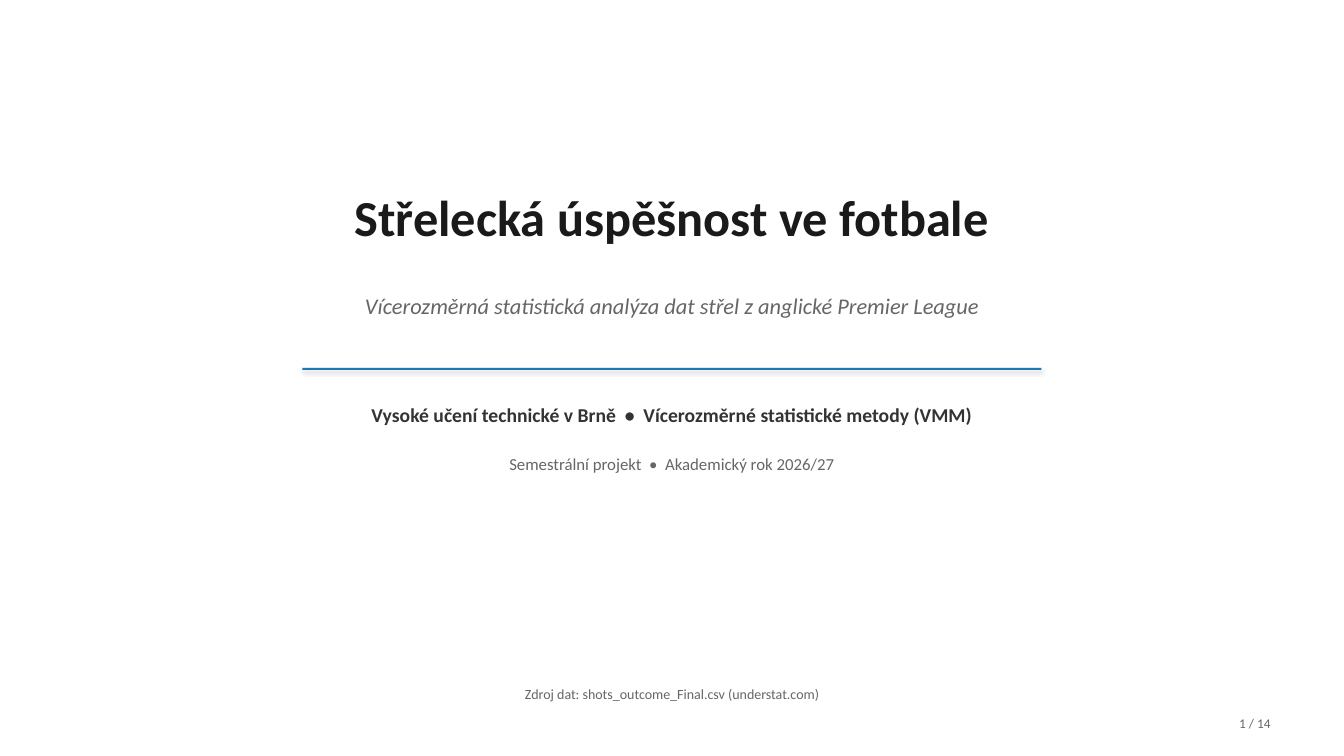
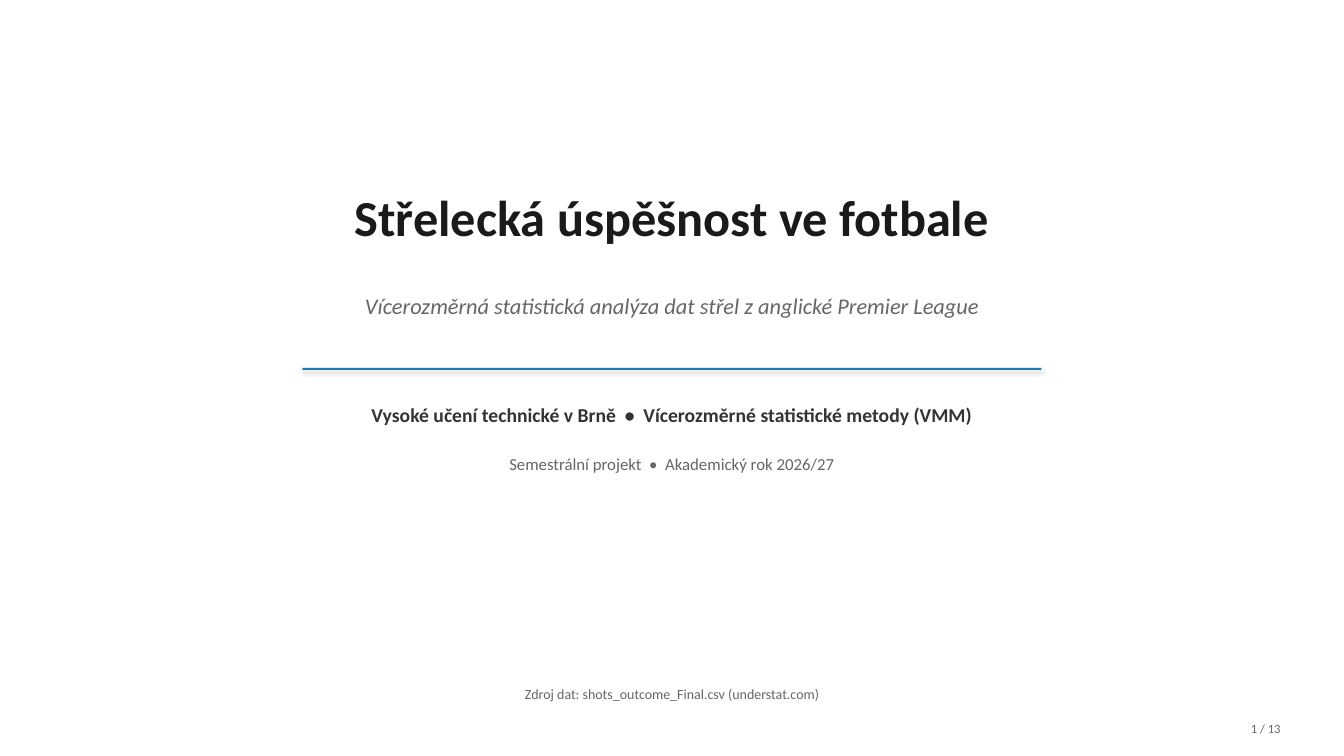
Before and after one commit to jkrejcikova/VMM_project_02, a slide deck: slide 1 of prezentace/prezentace_strelecka_uspesnost.pptx. Drawn at 1344x756 pixels with LibreOffice and Linux fonts; fonts in the diff are those of the drawing. Boxes give left, top, right and bottom in pixels: in the first picture for what was removed or moved away, otherwise in the second. Text is boxed around its words. In the diff, an @@ line names an element or a change of style, - is before the commit and + after.

```diff
--- a/prezentace/prezentace_strelecka_uspesnost.pptx
+++ b/prezentace/prezentace_strelecka_uspesnost.pptx
@@ text at <box>1251,725,1281,733</box>: text changed; size 9.5 to 9 pt @@
-1 / 14
+1 / 13
```
Also in this commit, not shown: 1 other slide changed, 11 slides added, 12 slides removed, 19 other files.
